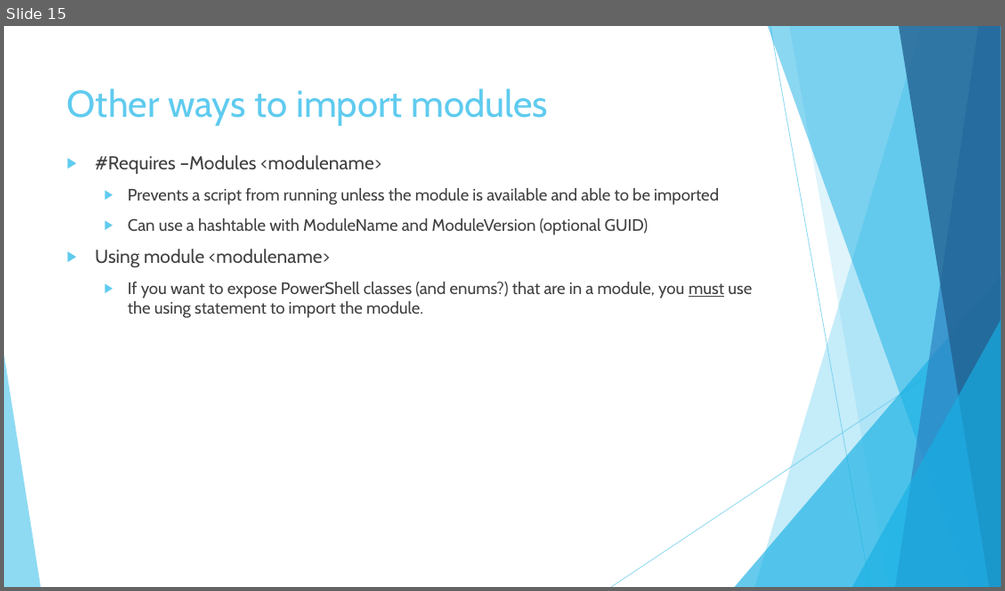
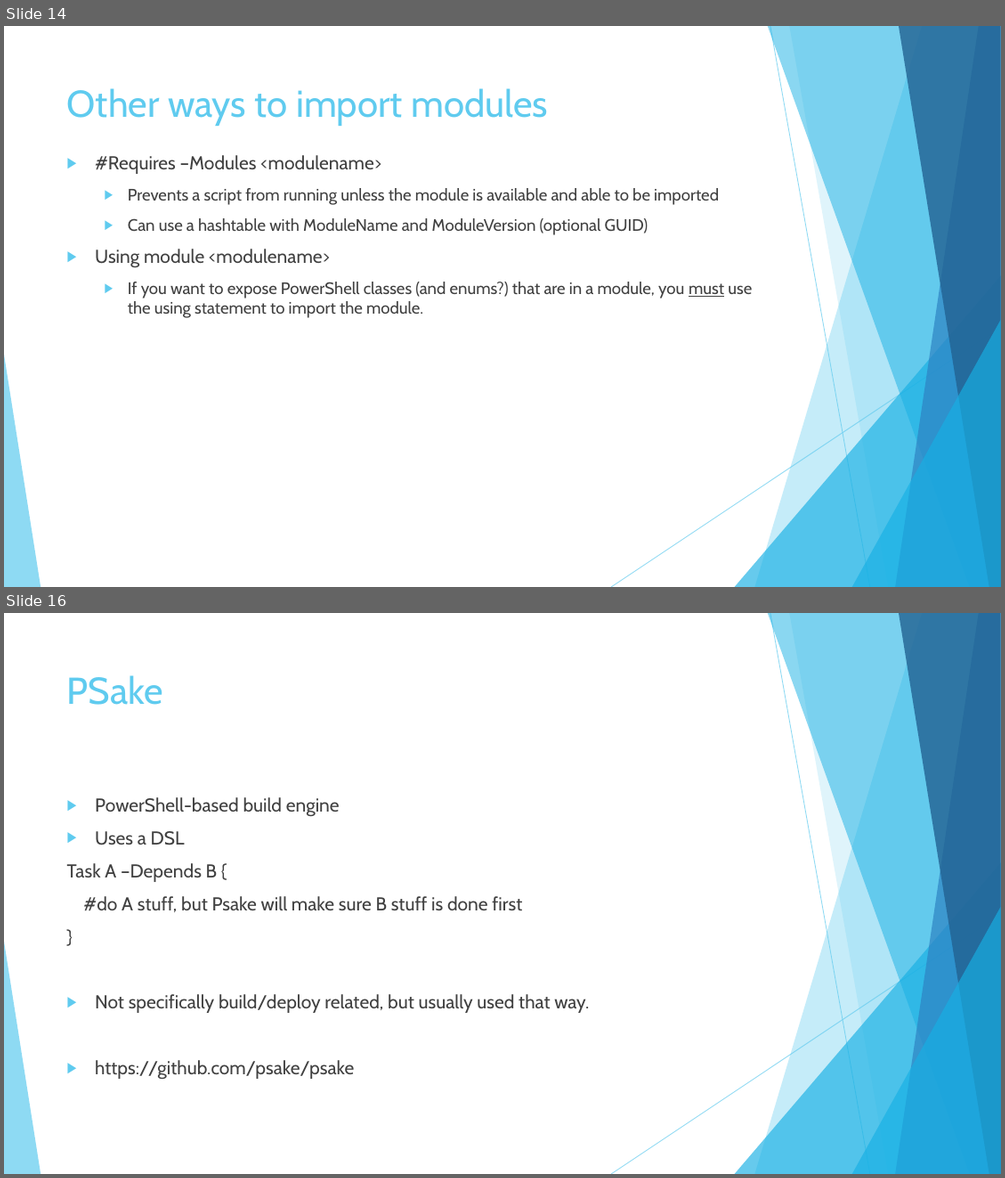
Before and after one commit to MikeShepard/Documents, a slide deck: PowerShell Modules.pptx. Shown one above the other, each under a label of ours: slide 15 before the commit, slides 14 and 16 after it; the slides between them are not shown. The pictures are 1005x591 and 1005x1178 pixels, drawn with LibreOffice and Linux fonts; fonts in the diff are those of the drawing. Boxes give left, top, right and bottom in pixels: in the first picture for what was removed or moved away, otherwise in the second. Text is boxed around its words. In the diff, an @@ line names an element or a change of style, - is before the commit and + after.

Commit message:
Added slides about "module tooling"
Psake, plaster, pester, platyps, psdeploy, buildhelpers

```diff
--- a/PowerShell Modules.pptx
+++ b/PowerShell Modules.pptx
@@ slide 16 added at [4,613,1001,1174], background #FFFFFF; not listed: 10 template elements that a slide beside it also shows @@
@@ title added at [67,675,163,705], 36 pt, text #5FCBEF @@
+PSake
@@ text added at [67,797,589,1079], 18 pt, text #404040 @@
+▶ PowerShell-based build engine
+▶ Uses a DSL
+Task A –Depends B {
+#do A stuff, but Psake will make sure B stuff is done first
+}
+▶ Not specifically build/deploy related, but usually used that way.
+▶ https://github.com/psake/psake
@@ what was slide 15 is now slide 14 @@
```
Also in this commit, not shown: 2 slides changed, 6 other slides added, 1 slide removed.
